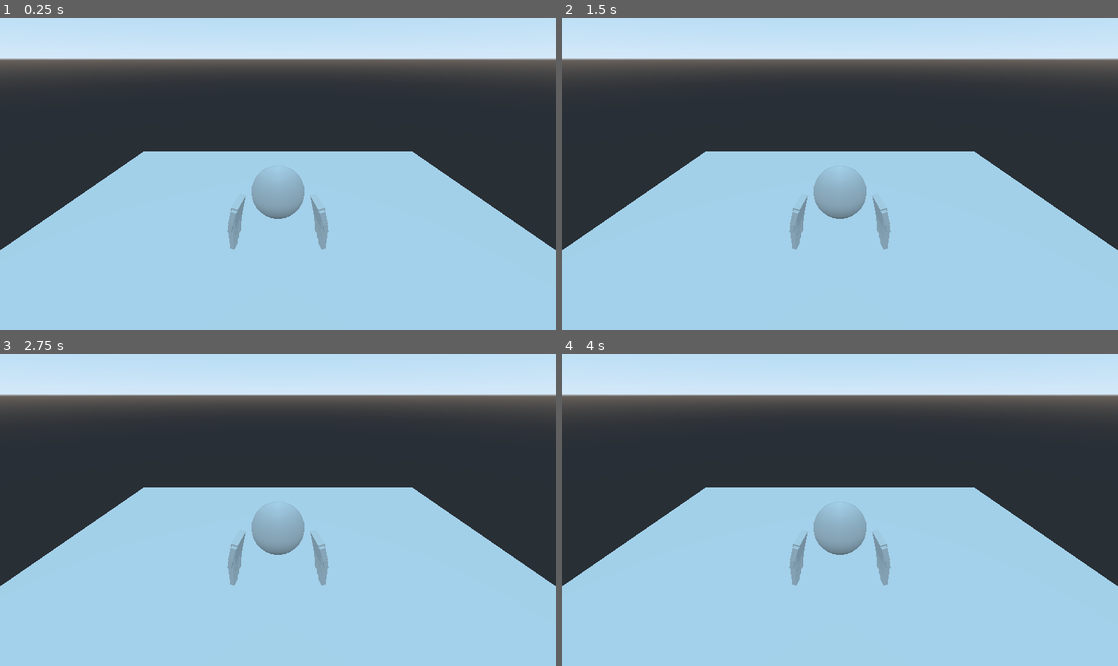
Above: before the commit, frames 1-4 (two rows, left to right).
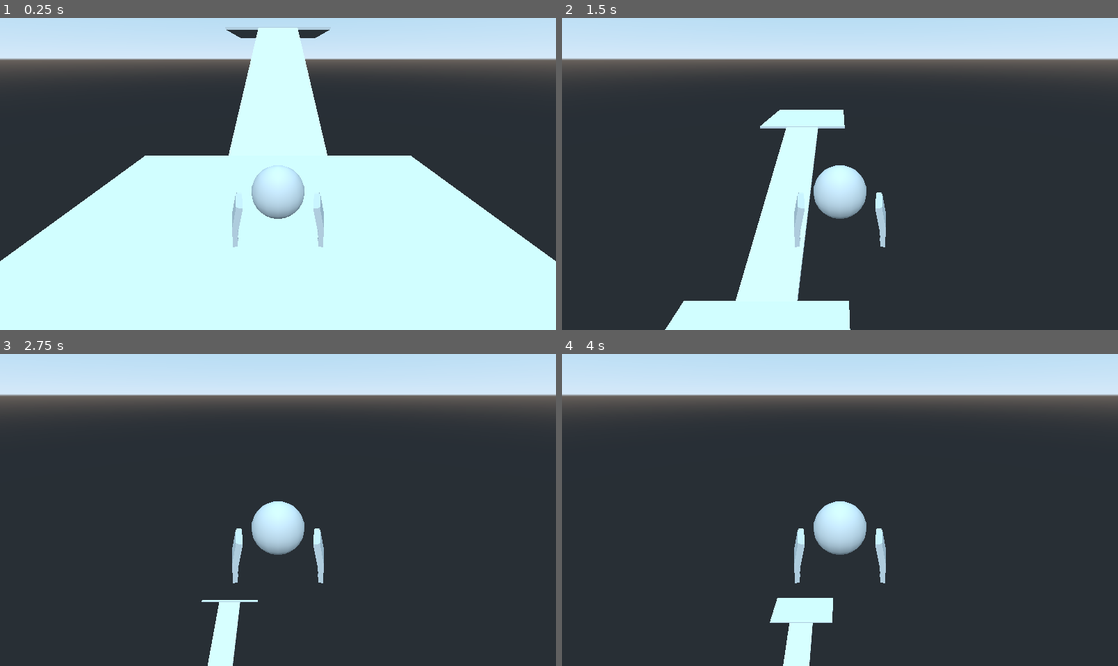
Above: after the commit, the same moments.

Repository: OutOfNet/first-3D-game
Game: Godot game, scene res://scenes/baseplate/Baseplate.tscn
The game is run twice, just before and just after one commit, with the same random seed, the same clock (stepped at 60 frames per second) and the same inputs.
Inputs:
- Up to frame 1 (0.25 s): no input
- Up to frame 2 (1.5 s): tap Enter at 0.5 s; hold D (right, bound only after the commit) 0.53-1.28 s; hold Left (camera_left, bound only after the commit) 0.53-1.28 s; tap Space (jump, bound only after the commit) at 0.77, 0.8, 1.07, 1.35 s; hold S (down, bound only after the commit) from 1.28 s (still down)
- Up to frame 3 (2.75 s): tap Space (jump, bound only after the commit) at 1.52, 1.82, 2.3 s; tap Left (camera_left, bound only after the commit) at 1.55 s; release S (down, bound only after the commit) at 2.03 s; hold D (right, bound only after the commit) from 2.03 s (still down); hold Left (camera_left, bound only after the commit) from 2.03 s (still down)
- Up to frame 4 (4 s): release D (right, bound only after the commit) at 2.78 s; release Left (camera_left, bound only after the commit) at 2.78 s; hold W (up, bound only after the commit) 2.78-3.53 s; tap Left (camera_left, bound only after the commit) at 2.85 s; tap Space (jump, bound only after the commit) at 3.02, 3.32, 3.6, 3.77 s; hold A (left, bound only after the commit) from 3.53 s (still down)

The runs differ from the first frame. In frame 1, 54% of the frame differs, in the area x 0-100%, y 3-100%; in frame 2, 50%; in frame 3, 49%; in frame 4, 49%.

Commit message:
Lighting & baseplate changes + fixes.
Added a directional light source, added a slope and a higher up plate for testing purposes, added movement, planning on adding camera controls and managed to make a vpk file that can actually be installed.

Diff:
--- a/project.godot
+++ b/project.godot
@@ -18,14 +18,61 @@
 
 common/drop_mouse_on_gui_input_disabled=true
 
+[input]
+
+left={
+"deadzone": 0.5,
+"events": [ Object(InputEventKey,"resource_local_to_scene":false,"resource_name":"","device":0,"alt":false,"shift":false,"control":false,"meta":false,"command":false,"pressed":false,"scancode":0,"physical_scancode":65,"unicode":0,"echo":false,"script":null)
+, Object(InputEventJoypadMotion,"resource_local_to_scene":false,"resource_name":"","device":0,"axis":0,"axis_value":-1.0,"script":null)
+ ]
+}
+right={
+"deadzone": 0.5,
+"events": [ Object(InputEventKey,"resource_local_to_scene":false,"resource_name":"","device":0,"alt":false,"shift":false,"control":false,"meta":false,"command":false,"pressed":false,"scancode":0,"physical_scancode":68,"unicode":0,"echo":false,"script":null)
+, Object(InputEventJoypadMotion,"resource_local_to_scene":false,"resource_name":"","device":0,"axis":0,"axis_value":1.0,"script":null)
+ ]
+}
+up={
+"deadzone": 0.5,
+"events": [ Object(InputEventKey,"resource_local_to_scene":false,"resource_name":"","device":0,"alt":false,"shift":false,"control":false,"meta":false,"command":false,"pressed":false,"scancode":0,"physical_scancode":87,"unicode":0,"echo":false,"script":null)
+, Object(InputEventJoypadMotion,"resource_local_to_scene":false,"resource_name":"","device":0,"axis":1,"axis_value":-1.0,"script":null)
+ ]
+}
+down={
+"deadzone": 0.5,
+"events": [ Object(InputEventKey,"resource_local_to_scene":false,"resource_name":"","device":0,"alt":false,"shift":false,"control":false,"meta":false,"command":false,"pressed":false,"scancode":0,"physical_scancode":83,"unicode":0,"echo":false,"script":null)
+, Object(InputEventJoypadMotion,"resource_local_to_scene":false,"resource_name":"","device":0,"axis":1,"axis_value":1.0,"script":null)
+ ]
+}
+camera_left={
+"deadzone": 0.5,
+"events": [ Object(InputEventKey,"resource_local_to_scene":false,"resource_name":"","device":0,"alt":false,"shift":false,"control":false,"meta":false,"command":false,"pressed":false,"scancode":0,"physical_scancode":16777231,"unicode":0,"echo":false,"script":null)
+, Object(InputEventJoypadMotion,"resource_local_to_scene":false,"resource_name":"","device":0,"axis":2,"axis_value":-1.0,"script":null)
+ ]
+}
+camera_right={
+"deadzone": 0.5,
+"events": [ Object(InputEventKey,"resource_local_to_scene":false,"resource_name":"","device":0,"alt":false,"shift":false,"control":false,"meta":false,"command":false,"pressed":false,"scancode":0,"physical_scancode":16777233,"unicode":0,"echo":false,"script":null)
+, Object(InputEventJoypadMotion,"resource_local_to_scene":false,"resource_name":"","device":0,"axis":2,"axis_value":1.0,"script":null)
+ ]
+}
+jump={
+"deadzone": 0.5,
+"events": [ Object(InputEventKey,"resource_local_to_scene":false,"resource_name":"","device":0,"alt":false,"shift":false,"control":false,"meta":false,"command":false,"pressed":false,"scancode":0,"physical_scancode":32,"unicode":0,"echo":false,"script":null)
+, Object(InputEventJoypadButton,"resource_local_to_scene":false,"resource_name":"","device":0,"button_index":0,"pressure":0.0,"pressed":false,"script":null)
+ ]
+}
+
 [physics]
 
 common/enable_pause_aware_picking=true
+3d/physics_engine="GodotPhysics"
+3d/default_gravity_vector=Vector3( 0, 1, 0 )
 
 [rendering]
 
 quality/driver/driver_name="GLES2"
+quality/driver/fallback_to_gles2=true
 vram_compression/import_etc=true
-vram_compression/import_etc2=false
 quality/filters/anisotropic_filter_level=1
 environment/default_environment="res://default_env.tres"
--- a/scenes/baseplate/Baseplate.tscn
+++ b/scenes/baseplate/Baseplate.tscn
@@ -17,5 +17,31 @@
 height = 0.5
 depth = 24.0
 
+[node name="CollisionShape2" type="CollisionShape" parent="Baseplate"]
+transform = Transform( 1, 0, 0, 0, 1, 0, 0, 0, 1, 0, 14.5524, -66.0814 )
+shape = SubResource( 1 )
+
+[node name="CSGBox2" type="CSGBox" parent="Baseplate"]
+transform = Transform( 1, 0, 0, 0, 1, 0, 0, 0, 1, 0, 14.5524, -66.0814 )
+width = 24.0
+height = 0.5
+depth = 24.0
+
+[node name="CollisionShape3" type="CollisionShape" parent="Baseplate"]
+transform = Transform( 0.372822, 0, 0, 0, 0.946323, -0.639903, 0, 0.323224, 1.87349, 0, 6.99059, -32.4284 )
+shape = SubResource( 1 )
+
+[node name="CSGBox3" type="CSGBox" parent="Baseplate"]
+transform = Transform( 0.372822, 0, 0, 0, 0.946323, -0.639903, 0, 0.323224, 1.87349, 0, 6.99059, -32.4284 )
+width = 24.0
+height = 0.5
+depth = 24.0
+
 [node name="Player" parent="." instance=ExtResource( 1 )]
 transform = Transform( 1, 0, 0, 0, 1, 0, 0, 0, 1, 0, 3.23564, 0 )
+
+[node name="DirectionalLight" type="DirectionalLight" parent="."]
+transform = Transform( 1, 0, 0, 0, 0.695637, 0.718394, 0, -0.718394, 0.695637, 0, 12.8331, 0 )
+light_color = Color( 0.498039, 0.498039, 0.498039, 1 )
+light_energy = 0.5
+light_indirect_energy = 0.5
--- a/scenes/player/player.tscn
+++ b/scenes/player/player.tscn
@@ -1,10 +1,16 @@
-[gd_scene load_steps=12 format=2]
+[gd_scene load_steps=14 format=2]
 
-[sub_resource type="SphereShape" id=1]
+[ext_resource path="res://scripts/player/player_management.gd" type="Script" id=1]
+
+[sub_resource type="CapsuleShape" id=13]
+height = 2.40983
 
 [sub_resource type="SphereMesh" id=2]
 radial_segments = 16
 rings = 8
+
+[sub_resource type="BoxShape" id=12]
+extents = Vector3( 0.81973, 1.15416, 0.311269 )
 
 [sub_resource type="CubeMesh" id=3]
 size = Vector3( 1, 1, 0.25 )
@@ -36,16 +42,25 @@
 [node name="Player" type="Spatial"]
 
 [node name="KinematicBody" type="KinematicBody" parent="."]
+script = ExtResource( 1 )
 
 [node name="CollisionShape" type="CollisionShape" parent="KinematicBody"]
-transform = Transform( 1, 0, 0, 0, -4.37114e-08, 1, 0, -1, -4.37114e-08, 0, 0, 0 )
-shape = SubResource( 1 )
+transform = Transform( 1, 0, 0, 0, -4.37114e-08, 1, 0, -1, -4.37114e-08, 0, -1.20749, 0 )
+shape = SubResource( 13 )
 
 [node name="head" type="MeshInstance" parent="KinematicBody"]
+generate_lightmap = false
 mesh = SubResource( 2 )
 
 [node name="hand1" type="Spatial" parent="KinematicBody"]
-transform = Transform( -0.173648, 0.221534, -0.959567, 0, -0.97437, -0.224951, -0.984808, -0.0390623, 0.169198, 1.6, -0.9, 0 )
+transform = Transform( 0.173648, -0.221534, 0.959567, 8.51822e-08, -0.97437, -0.224951, 0.984808, 0.0390624, -0.169198, -1.6, -0.9, -0.000195554 )
+
+[node name="hitbox" type="Area" parent="KinematicBody/hand1"]
+transform = Transform( 1, 0, 0, 0, 1, 1.30385e-08, 0, -1.30385e-08, 1, 0, 0, 0 )
+
+[node name="CollisionShape" type="CollisionShape" parent="KinematicBody/hand1/hitbox"]
+transform = Transform( 0.999999, -2.23517e-08, -1.78814e-07, 2.23517e-08, 1, 5.68106e-08, 1.78814e-07, -5.68107e-08, 0.999999, -0.0908298, 0.508556, 0.00860214 )
+shape = SubResource( 12 )
 
 [node name="palm" type="MeshInstance" parent="KinematicBody/hand1"]
 mesh = SubResource( 3 )
@@ -103,7 +118,14 @@
 mesh = SubResource( 10 )
 
 [node name="hand2" type="Spatial" parent="KinematicBody"]
-transform = Transform( 0.173648, -0.221534, 0.959567, 0, -0.97437, -0.224951, -0.984808, -0.0390623, 0.169198, -1.6, -0.9, 0 )
+transform = Transform( -0.173648, 0.221534, -0.959567, 0, -0.97437, -0.224951, 0.984808, 0.0390623, -0.169197, 1.6, -0.9, 0.000195554 )
+
+[node name="hitbox" type="Area" parent="KinematicBody/hand2"]
+transform = Transform( 0.99638, -0.0849995, 0, 0.0849995, 0.996381, 0, 0, 0, -0.999999, 0.0419094, -0.0534662, 0.231587 )
+
+[node name="CollisionShape" type="CollisionShape" parent="KinematicBody/hand2/hitbox"]
+transform = Transform( 1, 4.09782e-08, -1.49012e-08, 2.6077e-08, 1, 1.90921e-08, 1.3411e-07, 1.58325e-08, 1, -0.131991, 0.509901, 0.172039 )
+shape = SubResource( 12 )
 
 [node name="palm" type="MeshInstance" parent="KinematicBody/hand2"]
 mesh = SubResource( 3 )
@@ -160,5 +182,9 @@
 transform = Transform( 0.999998, 1.95578e-08, -1.93715e-07, -5.21541e-08, 0.987698, -0.156365, 1.49012e-08, 0.156365, 0.987699, 0.394424, 1.06745, 0.0807105 )
 mesh = SubResource( 10 )
 
-[node name="Camera" type="Camera" parent="."]
+[node name="Camera" type="Camera" parent="KinematicBody"]
 transform = Transform( 1, 0, 0, 0, 0.906308, 0.422618, 0, -0.422618, 0.906308, 0, 4.5, 7.5 )
+current = true
+
+[node name="Timer" type="Timer" parent="KinematicBody"]
+one_shot = true
--- /dev/null
+++ b/scripts/player/player_management.gd
@@ -0,0 +1,40 @@
+extends KinematicBody
+
+const GRAVITY = 150
+const MAX_HEALTH = 150
+const JUMP_FORCE = 50
+
+export var speed = 15.0
+
+var velocity = Vector3.ZERO
+var health = MAX_HEALTH
+
+func _ready():
+	pass # Replace with function body.
+
+func _physics_process(delta):
+	var input_dir := Input.get_vector("left", "right", "up", "down")
+	var direction := (transform.basis * Vector3(input_dir.x, 0, input_dir.y)).normalized()
+	if direction:
+		velocity.x = move_toward(0, direction.x, .95) * speed
+		velocity.z = move_toward(0, direction.z, .95) * speed
+	if direction.x == 0 && direction.z == 0:
+		if (velocity.x >= -0.01 && velocity.x <= 0.01) && (velocity.z >= -0.01 && velocity.z <= 0.01):
+			velocity.x = 0
+			velocity.z = 0
+		else:
+			velocity.x -= velocity.x / 4
+			velocity.z -= velocity.z / 4
+
+	velocity.y -= delta * GRAVITY
+
+	velocity = move_and_slide(velocity, Vector3.UP, true)
+
+	print(velocity.z)
+
+
+func _input(_event):
+	if Input.is_action_just_pressed("jump"):
+		velocity.y += JUMP_FORCE
+	if Input.is_action_pressed("camera_left"):
+		rotation.y += lerp_angle(rotation.y, rotation.y+1, 0)
Not shown, changed: export_presets.cfg
